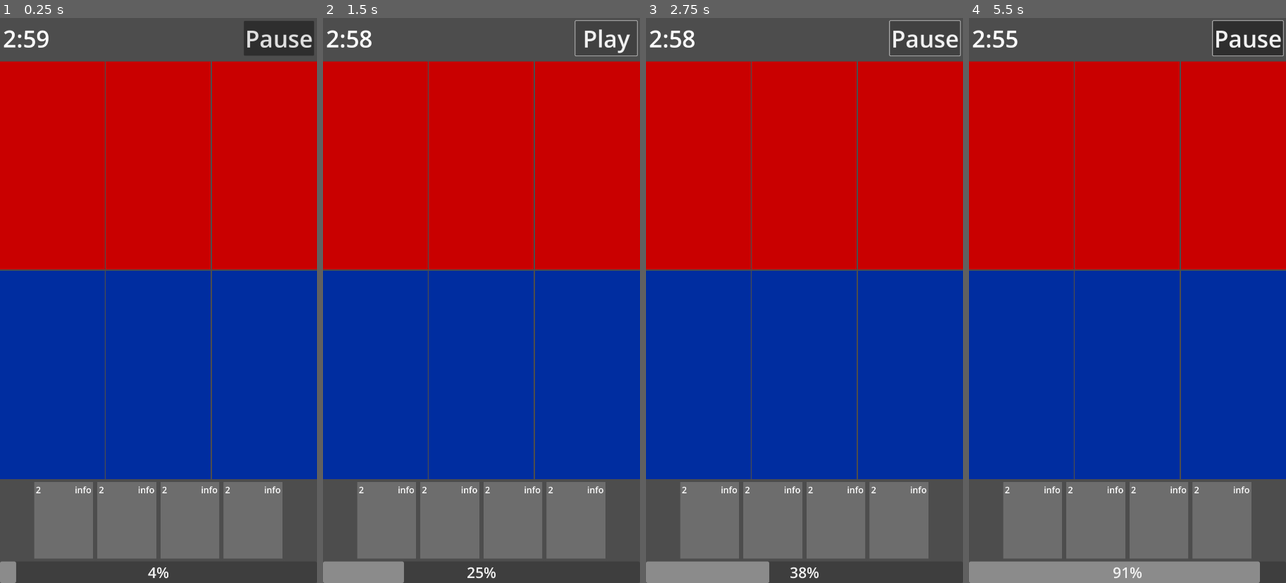
Above: before the commit, frames 1-4 (left to right).
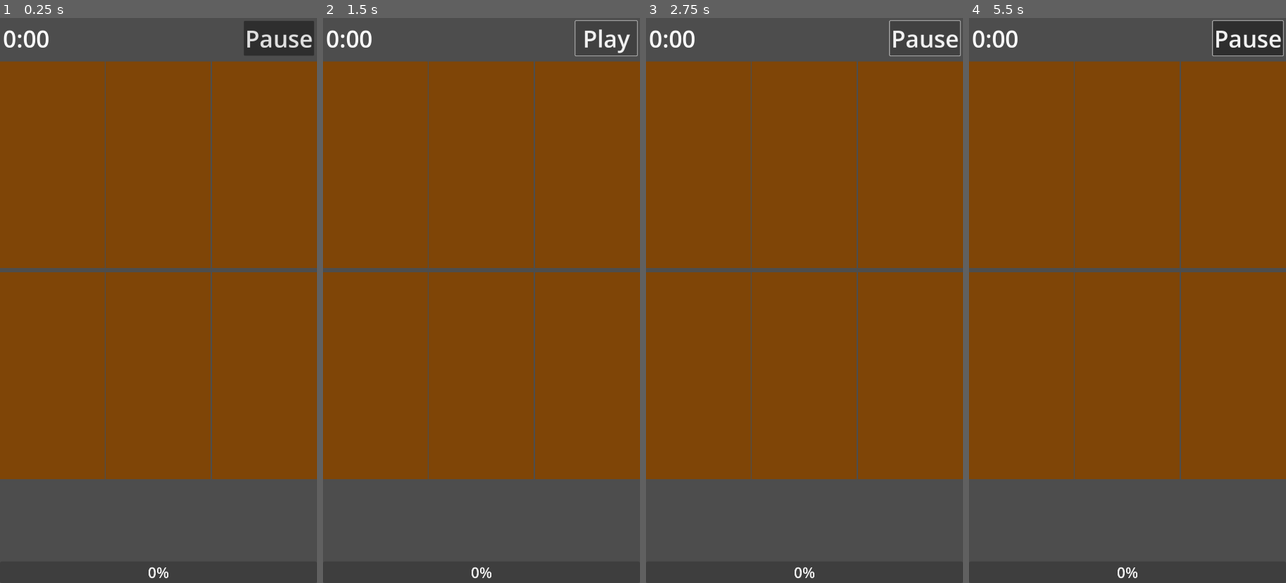
Above: after the commit, the same moments.

Repository: BerkZerker/CFG-Project
Game: Godot game, scene res://src/game/game.tscn
Same seed, same stepped clock (60 frames per second), same inputs: the game is played once before the commit and once after it.
Inputs (mouse positions are in pixels of both pictures, inside the frame that each line leads up to):
- Up to frame 1 (0.25 s): no input
- Up to frame 2 (1.5 s): move the mouse to (551, 272) at 0.52 s; click (551, 272) at 0.67 s; click "Pause" at 1.25 s
- Up to frame 3 (2.75 s): click "Play" at 2 s
- Up to frame 4 (5.5 s): drag from (1064, 328) to (1111, 413) at 2.77 s; move the mouse to (1159, 176) at 3.52 s; click (1159, 176) at 3.67 s; drag from (1111, 413) to (1032, 215) at 4.27 s; move the mouse to (1222, 385) at 5.02 s; click (1222, 385) at 5.17 s

The runs differ from the first frame. In frame 1, 84% of the frame differs, in the area x 0-100%, y 2-100%; in frame 2, 85%; in frame 3, 85%; in frame 4, 87%.
Error after the commit: Parse Error: Could not parse global class "Lane" from "res://src/game/arenas/lane.gd". (res://src/game/game_events.gd:5)

Commit message:
worked on animation & clean up

Diff:
--- a/old/objects/enviromment/enviromment_card.tscn
+++ b/old/objects/enviromment/enviromment_card.tscn
@@ -2,7 +2,8 @@
 
 [ext_resource type="PackedScene" uid="uid://b51lr8qdh0sdr" path="res://old/objects/object_card.tscn" id="1_0qyt6"]
 [ext_resource type="Script" path="res://old/objects/enviromment/enviromment_card.gd" id="2_cr0yj"]
-[ext_resource type="Texture2D" uid="uid://c75lqs70fo4cf" path="res://old/objects/enviromment/blank.png" id="3_1few0"]
+[ext_resource type="Texture2D" uid="uid://c75lqs70fo4cf" path="res://src/cards/blank.png" id="3_1few0"]
+
 
 [sub_resource type="SpriteFrames" id="SpriteFrames_k6727"]
 animations = [{
--- a/src/cards/card.gd
+++ b/src/cards/card.gd
@@ -14,7 +14,6 @@
 @onready var costLabel : Label = $GUI/Cost
 
 var touch_index : int = -1
-var index_array : Array[int]
 var hand_index : int = -1
 var is_pressed : bool = false
 var is_selected : bool = false
@@ -58,7 +57,7 @@
 # This handles if the card is selected, dragged, and dropped.
 func _unhandled_input(event : InputEvent) -> void:
 	if event is InputEventScreenTouch:
-		if $TouchScreenButton.is_pressed() and not is_pressed and card_state == States.WAITING:# and not hand_reference.touch_indexes.has(event.index):
+		if $TouchScreenButton.is_pressed() and not is_pressed and card_state == States.WAITING:
 			on_pressed(event)
 		elif not $TouchScreenButton.is_pressed() and is_pressed:
 			on_released()
@@ -72,6 +71,7 @@
 
 
 func execute_action() -> void:
+	print('action exectued')
 	queue_free()
 
 
@@ -89,8 +89,8 @@
 func on_pressed(event : InputEvent) -> void:
 	is_pressed = true
 	touch_index = event.index
-	index_array.append(touch_index)
 	target_pos = original_pos
+	GameEvents.cardPressed.emit(touch_index, lane_type)
 	GameEvents.cardSelected.emit()
 	is_selected = true
 	# FOR TESTING
@@ -101,7 +101,7 @@
 # Is called when the card is dropped.
 func on_released() -> void:
 	is_pressed = false
-	index_array.erase(touch_index)
+	GameEvents.cardReleased.emit(touch_index, lane_type)
 	touch_index = -1
 	if card_state == States.WAITING or card_state == States.CARRYING:
 		return_to_hand()
@@ -122,31 +122,33 @@
 		previous_lane = current_lane
 		current_lane = lane
 		card_state = States.DROPPABLE
-		GameEvents.addLaneHighlight.emit(current_lane)
+		#GameEvents.addLaneHighlight.emit(current_lane)
 
 
 func _on_lane_exited(index : int, lane : int, type : Lane.Types) -> void:
 	if touch_index == index and current_lane == lane and (lane_type == type or lane_type == Lane.Types.DEBUG):
 		card_state = States.CARRYING
-		GameEvents.subtractLaneHighlight.emit(current_lane)
+		#GameEvents.subtractLaneHighlight.emit(current_lane)
 		current_lane = 0
 	elif previous_lane == lane:
-		GameEvents.subtractLaneHighlight.emit(previous_lane)
+		#GameEvents.subtractLaneHighlight.emit(previous_lane)
+		pass
 
 
 func _on_lane_pressed(pos : Vector2, index : int, lane : int, type : Lane.Types) -> void:
 	if is_selected and card_state == States.WAITING:
 		is_pressed = true
 		touch_index = index
-		index_array.append(touch_index)
+		GameEvents.cardPressed.emit(touch_index, lane_type)
 		target_pos.x = pos.x - size.x / 2.0
 		target_pos.y = pos.y - size.y / 2.0
 		previous_lane = current_lane
 		current_lane = lane
 		card_state = States.DROPPABLE
-		GameEvents.addLaneHighlight.emit(current_lane)
+		#GameEvents.addLaneHighlight.emit(current_lane)
 
 
 func _on_lane_released(pos : Vector2, index : int, lane : int, type : Lane.Types) -> void:
 	if current_lane == lane:
-		GameEvents.subtractLaneHighlight.emit(lane)
+		#GameEvents.subtractLaneHighlight.emit(lane)
+		pass
--- a/src/cards/card.tscn
+++ b/src/cards/card.tscn
@@ -1,14 +1,14 @@
 [gd_scene load_steps=10 format=3 uid="uid://qgf2qrsruc3k"]
 
 [ext_resource type="Script" path="res://src/cards/card.gd" id="1_ius43"]
-[ext_resource type="Texture2D" uid="uid://c75lqs70fo4cf" path="res://old/objects/enviromment/blank.png" id="2_djran"]
+[ext_resource type="Texture2D" uid="uid://c75lqs70fo4cf" path="res://src/cards/blank.png" id="2_6ward"]
 [ext_resource type="Texture2D" uid="uid://bwp7h2h6svrxm" path="res://src/cards/card-progress-bar.png" id="3_v28df"]
 
 [sub_resource type="SpriteFrames" id="SpriteFrames_ed8k4"]
 animations = [{
 "frames": [{
 "duration": 1.0,
-"texture": ExtResource("2_djran")
+"texture": ExtResource("2_6ward")
 }],
 "loop": false,
 "name": &"default",
@@ -84,7 +84,7 @@
 script = ExtResource("1_ius43")
 health = 5
 max_health = 5
-lane_type = 3
+lane_type = 1
 ready_time = 3.0
 energy_cost = 2
 
--- a/src/game/arena.tscn
+++ b/src/game/arenas/arena.tscn
@@ -1,14 +1,15 @@
 [gd_scene load_steps=4 format=3 uid="uid://dtyunjlwjefep"]
 
-[ext_resource type="PackedScene" uid="uid://cxn1cpfrgf63y" path="res://src/game/enemy_lane.tscn" id="1_c61ig"]
-[ext_resource type="Script" path="res://src/game/arena.gd" id="1_px3vo"]
-[ext_resource type="PackedScene" uid="uid://ypj5xvoyqk54" path="res://src/game/player_lane.tscn" id="2_axmfr"]
+[ext_resource type="PackedScene" uid="uid://cxn1cpfrgf63y" path="res://src/game/arenas/enemy_lane.tscn" id="1_c61ig"]
+[ext_resource type="Script" path="res://src/game/arenas/arena.gd" id="1_o1mqs"]
+[ext_resource type="PackedScene" uid="uid://ypj5xvoyqk54" path="res://src/game/arenas/player_lane.tscn" id="2_axmfr"]
 
 [node name="Arena" type="VBoxContainer"]
 size_flags_horizontal = 3
 size_flags_vertical = 3
+theme_override_constants/separation = 15
 alignment = 1
-script = ExtResource("1_px3vo")
+script = ExtResource("1_o1mqs")
 
 [node name="EnemyZone" type="HBoxContainer" parent="."]
 layout_mode = 2
--- a/src/game/enemy_lane.tscn
+++ b/src/game/arenas/enemy_lane.tscn
@@ -1,10 +1,10 @@
 [gd_scene load_steps=3 format=3 uid="uid://cxn1cpfrgf63y"]
 
-[ext_resource type="PackedScene" uid="uid://bf74jxsgldog1" path="res://src/game/lane.tscn" id="1_7k4vg"]
-[ext_resource type="Texture2D" uid="uid://y31qid1btc0p" path="res://old/actions/attack/attack.png" id="2_myaxk"]
+[ext_resource type="PackedScene" uid="uid://bf74jxsgldog1" path="res://src/game/arenas/lane.tscn" id="1_7k4vg"]
+[ext_resource type="Texture2D" uid="uid://x8hfcybcr6rf" path="res://src/game/arenas/lane.png" id="2_0tdov"]
 
 [node name="EnemyLane" instance=ExtResource("1_7k4vg")]
-texture = ExtResource("2_myaxk")
+texture = ExtResource("2_0tdov")
 type = 2
 
 [node name="CenterContainer" parent="." index="0"]
--- a/src/game/lane.gd
+++ b/src/game/arenas/lane.gd
@@ -6,7 +6,8 @@
 
 @onready var cardQueue : VBoxContainer = $CenterContainer/CardQueue
 
-var touch_indexes : Dictionary = {}
+var touch_indexes : Array[int] = []
+var card_indexes : Dictionary = {}
 var highlight : int = 0
 
 enum Types {
@@ -19,8 +20,8 @@
 
 # Called when the node enters the scene tree for the first time.
 func _ready():
-	GameEvents.addLaneHighlight.connect(_on_add_highlight)
-	GameEvents.subtractLaneHighlight.connect(_on_subtract_highlight)
+	GameEvents.cardPressed.connect(_on_card_pressed)
+	GameEvents.cardReleased.connect(_on_card_released)
 
 
 # Called every frame. 'delta' is the elapsed time since the previous frame.
@@ -34,20 +35,32 @@
 		if get_global_rect().has_point(event.position):
 			# If a touch down happens inside the rect
 			if event.pressed and not touch_indexes.has(event.index):
-				touch_indexes[event.index] = true
+				touch_indexes.append(event.index)
 				GameEvents.lanePressed.emit(event.position, event.index, number, type)
+				if card_indexes.has(event.index):
+					if card_indexes[event.index] == type:
+						highlight += 1
+						update_highlight()
 			# If a touch up happens inside the rect
 			elif not event.pressed and touch_indexes.has(event.index):
 				touch_indexes.erase(event.index)
 				GameEvents.laneReleased.emit(event.position, event.index, number, type)
+				if not card_indexes.has(event.index):
+					highlight_off()
+				#if highlighted and card_indexes.size() == 0: # This needs to make sure there are 0 cards left.
+					highlight_off()
 
 	if event is InputEventScreenDrag:
 		if get_global_rect().has_point(event.position) and not touch_indexes.has(event.index):
-			touch_indexes[event.index] = true
+			touch_indexes.append(event.index)
 			GameEvents.laneEntered.emit(event.index, number, type)
+			if card_indexes.has(event.index):
+				if card_indexes[event.index] == type:
+					highlight_on()
 		elif not get_global_rect().has_point(event.position) and touch_indexes.has(event.index):
 			touch_indexes.erase(event.index)
 			GameEvents.laneExited.emit(event.index, number, type)
+
 
 
 # FOR TESTING
@@ -57,16 +70,23 @@
 	#cardQueue.add_child(card)
 
 
-func _on_add_highlight(lane_no : int):
-	if number == lane_no:
-		highlight += 1
-		if highlight > 0:
-			modulate.a = 0.5
+func highlight_on():
+	modulate.a = 0.5
 
 
-func _on_subtract_highlight(lane_no : int):
-	if number == lane_no:
-		highlight -= 1
-		if highlight <= 0:
-			highlight = 0
-			modulate.a = 1
+func highlight_off():)
+	modulate.a = 1
+
+
+func update_highlight():
+	pass
+
+
+func _on_card_pressed(index : int, lane_type : Types) -> void:
+	if not card_indexes.has(index):
+		card_indexes[index] = lane_type
+
+
+func _on_card_released(index : int, lane_type : Types) -> void:
+	if card_indexes.has(index):
+		card_indexes.erase(index)
--- a/src/game/lane.tscn
+++ b/src/game/arenas/lane.tscn
@@ -1,6 +1,6 @@
 [gd_scene load_steps=2 format=3 uid="uid://bf74jxsgldog1"]
 
-[ext_resource type="Script" path="res://src/game/lane.gd" id="1_hiiu1"]
+[ext_resource type="Script" path="res://src/game/arenas/lane.gd" id="1_hiiu1"]
 
 [node name="Lane" type="TextureRect"]
 clip_contents = true
--- a/src/game/player_lane.tscn
+++ b/src/game/arenas/player_lane.tscn
@@ -1,10 +1,10 @@
 [gd_scene load_steps=3 format=3 uid="uid://ypj5xvoyqk54"]
 
-[ext_resource type="PackedScene" uid="uid://bf74jxsgldog1" path="res://src/game/lane.tscn" id="1_ey8wc"]
-[ext_resource type="Texture2D" uid="uid://cnxeiqpqrbjrj" path="res://old/actions/movement/move.png" id="2_avtx5"]
+[ext_resource type="PackedScene" uid="uid://bf74jxsgldog1" path="res://src/game/arenas/lane.tscn" id="1_ey8wc"]
+[ext_resource type="Texture2D" uid="uid://x8hfcybcr6rf" path="res://src/game/arenas/lane.png" id="2_dycai"]
 
 [node name="PlayerLane" instance=ExtResource("1_ey8wc")]
-texture = ExtResource("2_avtx5")
+texture = ExtResource("2_dycai")
 type = 1
 
 [node name="CenterContainer" parent="." index="0"]
--- a/src/game/game.gd
+++ b/src/game/game.gd
@@ -24,6 +24,11 @@
 	energyTimer.wait_time = ENERGY_TIME
 	matchTimer.wait_time = MATCH_TIME
 	start_new_game()
+
+
+func start_new_game() -> void:
+	matchTimer.start()
+	energyTimer.start()
 
 
 func _process(delta) -> void:
@@ -61,11 +66,6 @@
 	energyTimer.start()
 
 
-func start_new_game() -> void:
-	matchTimer.start()
-	energyTimer.start()
-
-
 func _on_game_timer_timeout() -> void:
 	print('game over!')
 	paused = true
--- a/src/game/game.tscn
+++ b/src/game/game.tscn
@@ -1,7 +1,7 @@
 [gd_scene load_steps=4 format=3 uid="uid://ccn4cpnrhfgb2"]
 
 [ext_resource type="Script" path="res://src/game/game.gd" id="1_lkv3w"]
-[ext_resource type="PackedScene" uid="uid://dtyunjlwjefep" path="res://src/game/arena.tscn" id="2_jraly"]
+[ext_resource type="PackedScene" uid="uid://dtyunjlwjefep" path="res://src/game/arenas/arena.tscn" id="2_jraly"]
 [ext_resource type="PackedScene" uid="uid://d4m06jrs44vna" path="res://src/game/hand.tscn" id="3_3ifxr"]
 
 [node name="Main" type="Node"]
--- a/src/game/game_events.gd
+++ b/src/game/game_events.gd
@@ -1,10 +1,10 @@
 extends Node
 
+signal cardSelected
 signal cardDropped(card : Card)
-signal cardSelected
+signal cardPressed(index : int, lane_type : Lane.Types)
+signal cardReleased(index : int, lane_type : Lane.Types)
 signal laneEntered(index : int, lane_no : int, lane_type : Lane.Types)
 signal laneExited(index : int, lane_no : int, lane_type : Lane.Types)
 signal lanePressed(position : Vector2, index : int, lane_no : int, lane_type : String)
 signal laneReleased(position : Vector2, index :int, lane_no : int, lane_type : String)
-signal addLaneHighlight(lane_no : int)
-signal subtractLaneHighlight(lane_no : int)
--- a/src/game/hand.gd
+++ b/src/game/hand.gd
@@ -7,7 +7,6 @@
 var card_scene := preload("res://src/cards/card.tscn")
 var cards: Array[Card] = []
 var deck: Array[Card] = []
-var touch_indexes : Array[int] = []
 
 
 # Called when the node enters the scene tree for the first time.
@@ -33,7 +32,6 @@
 # Adds a new card at the specified slot in the hand.
 func new_card(index : int) -> void:
 	var card = card_scene.instantiate()
-	card.index_array = touch_indexes
 	card.position.x = index * (card.size.x + MARGIN)
 	card.card_state = card.States.WAITING
 	card.hand_index = index
Renamed: old/objects/enviromment/blank.png -> src/cards/blank.png
Not shown, added: src/cards/blank.png.import
Renamed: src/game/arena.gd -> src/game/arenas/arena.gd
Binary file added: src/game/arenas/lane.png
Not shown, changed: src/game/arenas/lane.png.import
Not shown, changed: todo.txt
